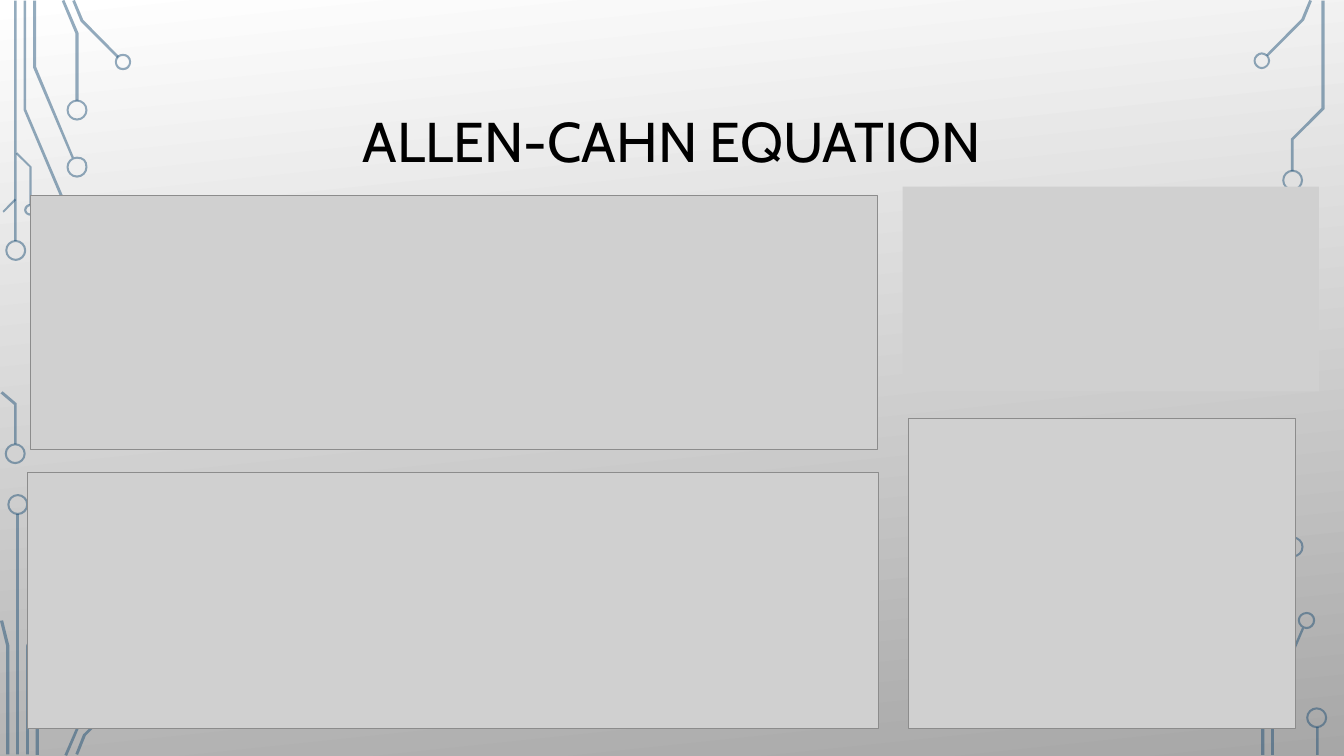
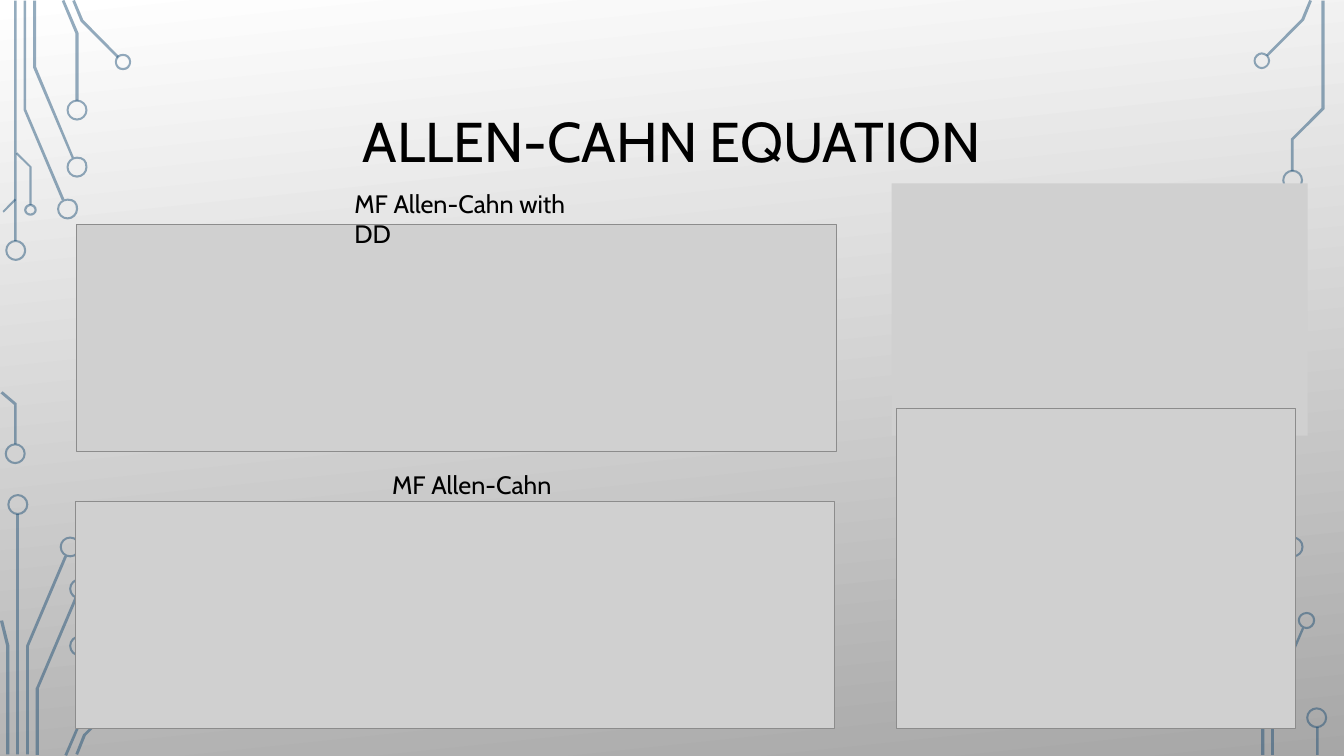
Before and after one commit to damienbeecroft/pnnl_research, a slide deck: slide 12 of MFFBPINNs.pptx (slide 11 before the commit). Drawn at 1344x756 pixels with LibreOffice and Linux fonts; fonts in the diff are those of the drawing; grey boxes stand for pictures; background and template pictures are left out. Boxes give left, top, right and bottom in pixels: in the first picture for what was removed or moved away, otherwise in the second. Text is boxed around its words. In the diff, an @@ line names an element or a change of style, - is before the commit and + after.

```diff
--- a/MFFBPINNs.pptx
+++ b/MFFBPINNs.pptx
@@ text added at (x1=354, y1=194, x2=565, y2=243), 18 pt, text #000000 @@
+MF Allen-Cahn with DD
@@ picture resized from (x1=902, y1=187, x2=1319, y2=391) to (x1=891, y1=184, x2=1308, y2=436) @@
@@ picture resized from (x1=31, y1=196, x2=878, y2=450) to (x1=77, y1=224, x2=836, y2=452) @@
@@ picture resized from (x1=908, y1=418, x2=1296, y2=728) to (x1=896, y1=409, x2=1296, y2=729) @@
@@ text added at (x1=392, y1=475, x2=551, y2=495), 18 pt, text #000000 @@
+MF Allen-Cahn
@@ picture resized from (x1=27, y1=473, x2=878, y2=728) to (x1=76, y1=501, x2=835, y2=729) @@
@@ group added at (x1=55, y1=199, x2=89, y2=656): 4 freeform shapes @@
@@ group added at (x1=57, y1=199, x2=91, y2=656): 4 freeform shapes @@
```
Also in this commit, not shown: 7 other slides changed, 2 slides added, 2 other files.
